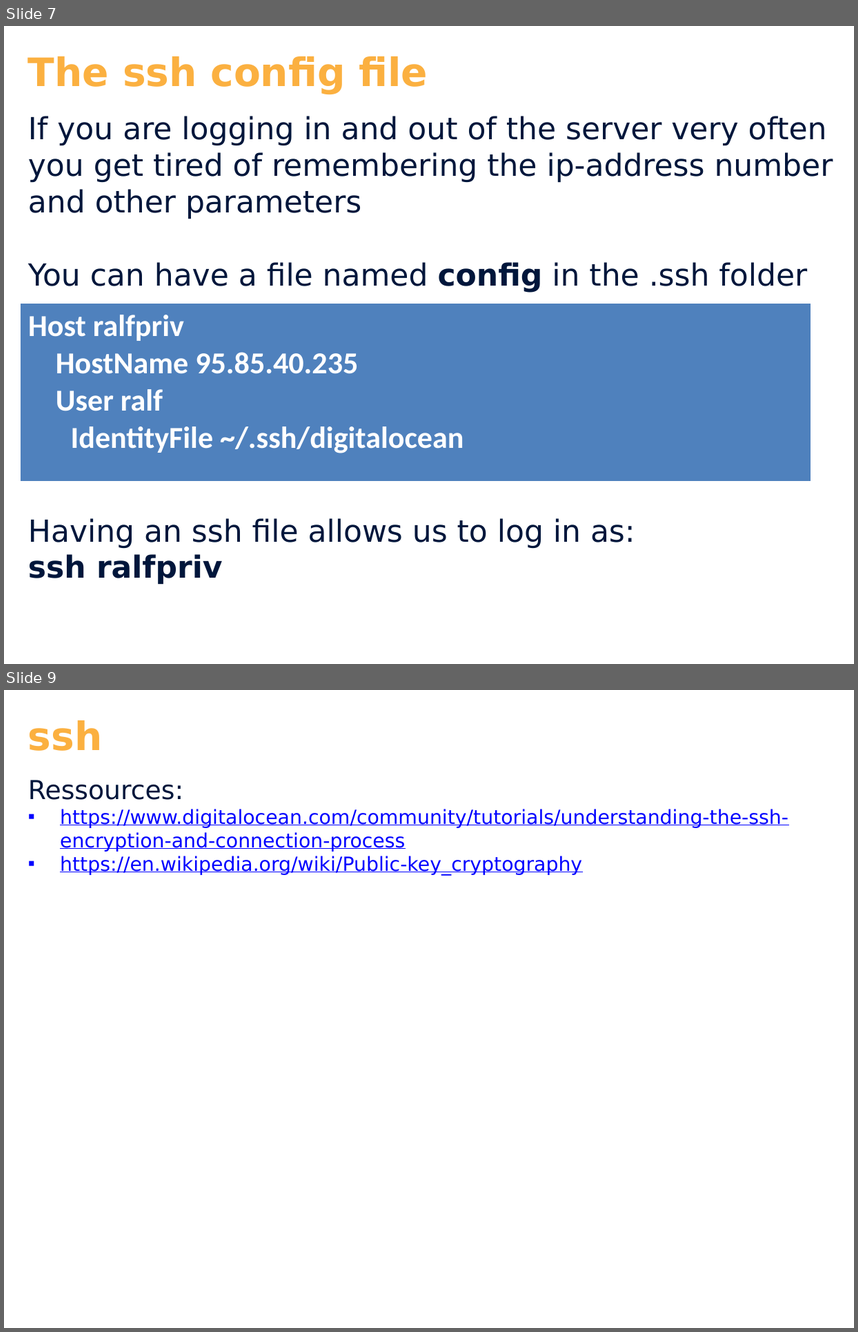
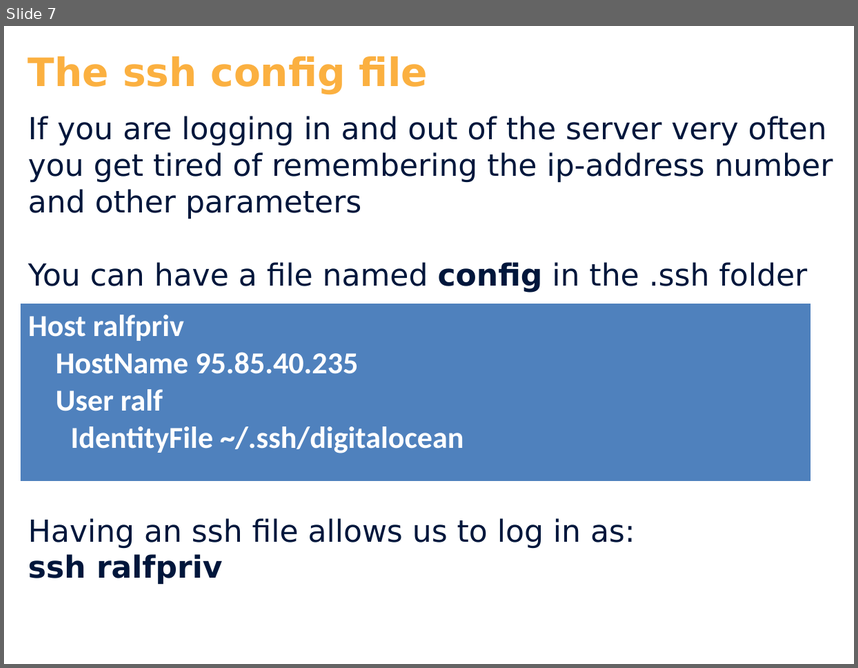
Before and after one commit to cphdat2sem2017-Cos/week01-OS-Linux, a slide deck: slides/Day_2.pptx. Shown one above the other, each under a label of ours: slides 7 and 9 before the commit, slide 7 after it; the slides between them are not shown. The pictures are 858x1332 and 858x668 pixels, drawn with LibreOffice and Linux fonts; fonts in the diff are those of the drawing; background and template pictures are left out. Boxes give left, top, right and bottom in pixels: in the first picture for what was removed or moved away, otherwise in the second. Text is boxed around its words. In the diff, an @@ line names an element or a change of style, - is before the commit and + after.

```diff
--- a/slides/Day_2.pptx
+++ b/slides/Day_2.pptx
@@ slide 9 removed at box(4, 690, 854, 1328), background #FFFFFF @@
@@ text removed at box(28, 720, 103, 751) @@
-ssh
@@ text removed at box(28, 780, 789, 875) @@
-Ressources:
-▪ https://www.digitalocean.com/community/tutorials/understanding-the-ssh-encryption-and-connection-process
-▪ https://en.wikipedia.org/wiki/Public-key_cryptography
```
Also in this commit, not shown: 2 slides changed, 3 other slides removed, 15 other files.
